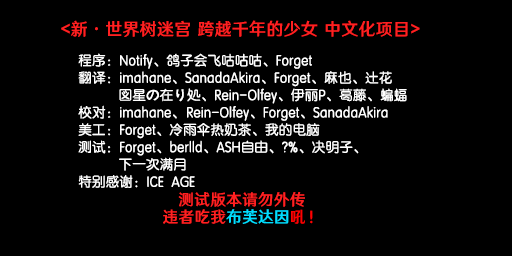
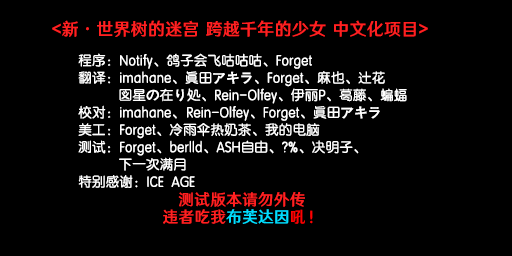
The second (512, 256) image is a revision of the first. Changes to its layers:
renamed "程序：Notify、鸽子会飞咕咕咕、Forget 翻译：imahane、SanadaAkira、Forget、麻也、辻花" to "程序：Notify、鸽子会飞咕咕咕、Forget 翻译：imahane、眞田アキラ、Forget、麻也、辻花", painted on it over [185, 71, 392, 119]
renamed "<新·世界树迷宫 跨越千年的少女 中文化项目>" to "<新·世界树的迷宫 跨越千年的少女 中文化项目>", painted on it over [52, 20, 428, 37]
